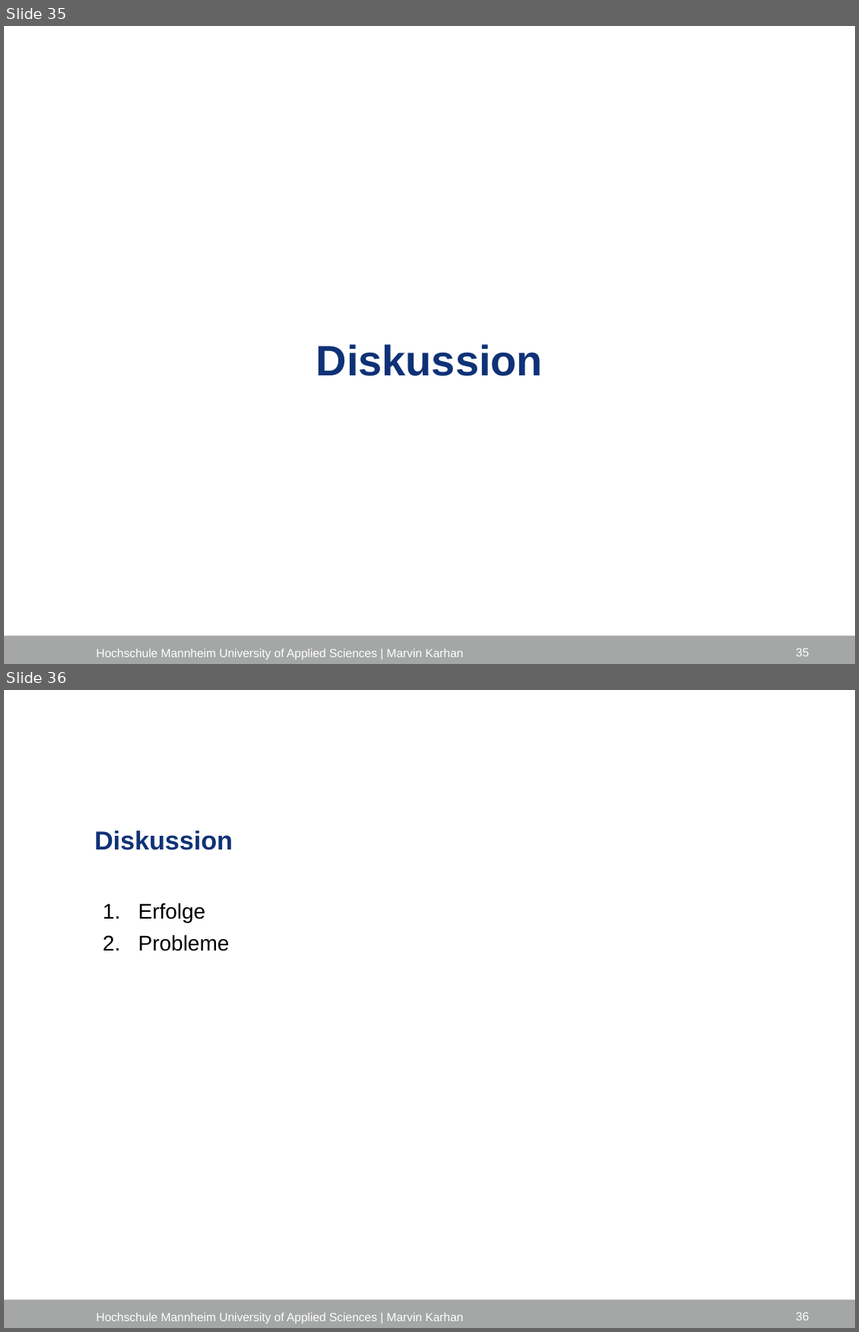
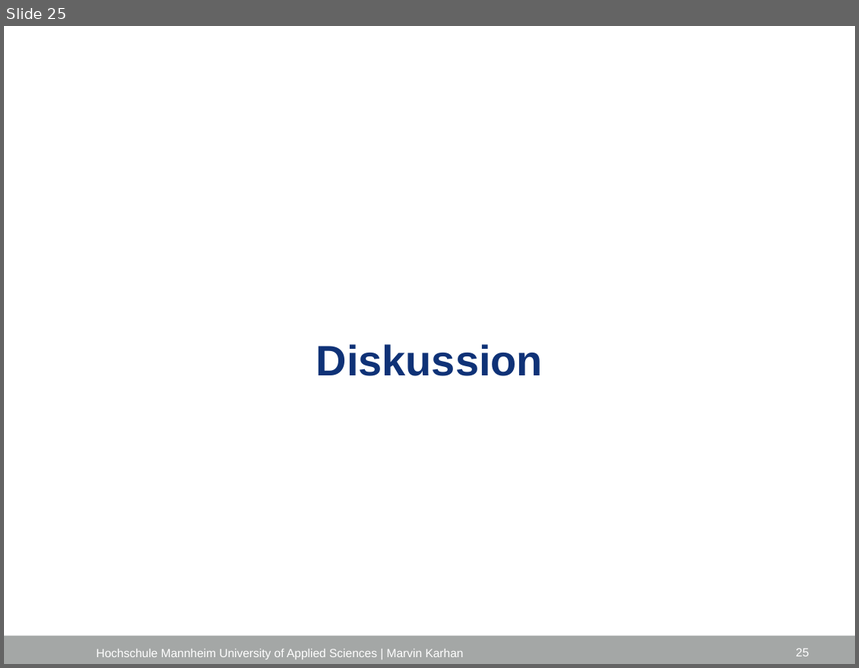
Before and after one commit to marvinkarhan/Bachelorarbeit, a slide deck: latex/Kolloquium/Kolloquium_Marvin_Karhan.pptx. Shown one above the other, each under a label of ours: slides 35 and 36 before the commit, slide 25 after it. The pictures are 859x1332 and 859x668 pixels, drawn with LibreOffice and Linux fonts; fonts in the diff are those of the drawing; background and template pictures are left out. Boxes give left, top, right and bottom in pixels: in the first picture for what was removed or moved away, otherwise in the second. Text is boxed around its words. In the diff, an @@ line names an element or a change of style, - is before the commit and + after.

```diff
--- a/latex/Kolloquium/Kolloquium_Marvin_Karhan.pptx
+++ b/latex/Kolloquium/Kolloquium_Marvin_Karhan.pptx
@@ slide 36 removed at <box>4,690,855,1328</box>, background #FFFFFF; not listed: 1 template element that a slide beside it also shows @@
@@ title removed at <box>94,831,233,850</box> @@
-Diskussion
@@ text removed at <box>139,903,230,951</box> @@
-1. Erfolge
-2. Probleme
@@ text removed at <box>96,1313,464,1324</box> @@
-Hochschule Mannheim University of Applied Sciences | Marvin Karhan
@@ page number removed at <box>796,1312,809,1321</box> @@
-36
@@ what was slide 35 is now slide 25 @@
@@ page number at <box>796,648,809,657</box>: text changed @@
-35
+25
```
Also in this commit, not shown: 8 slides changed, 4 other slides removed.
